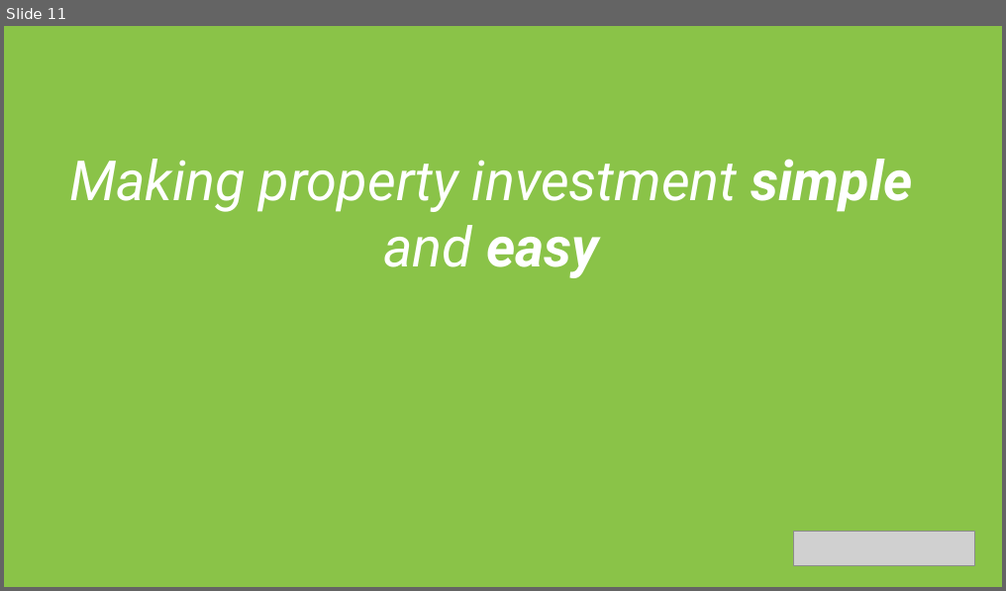
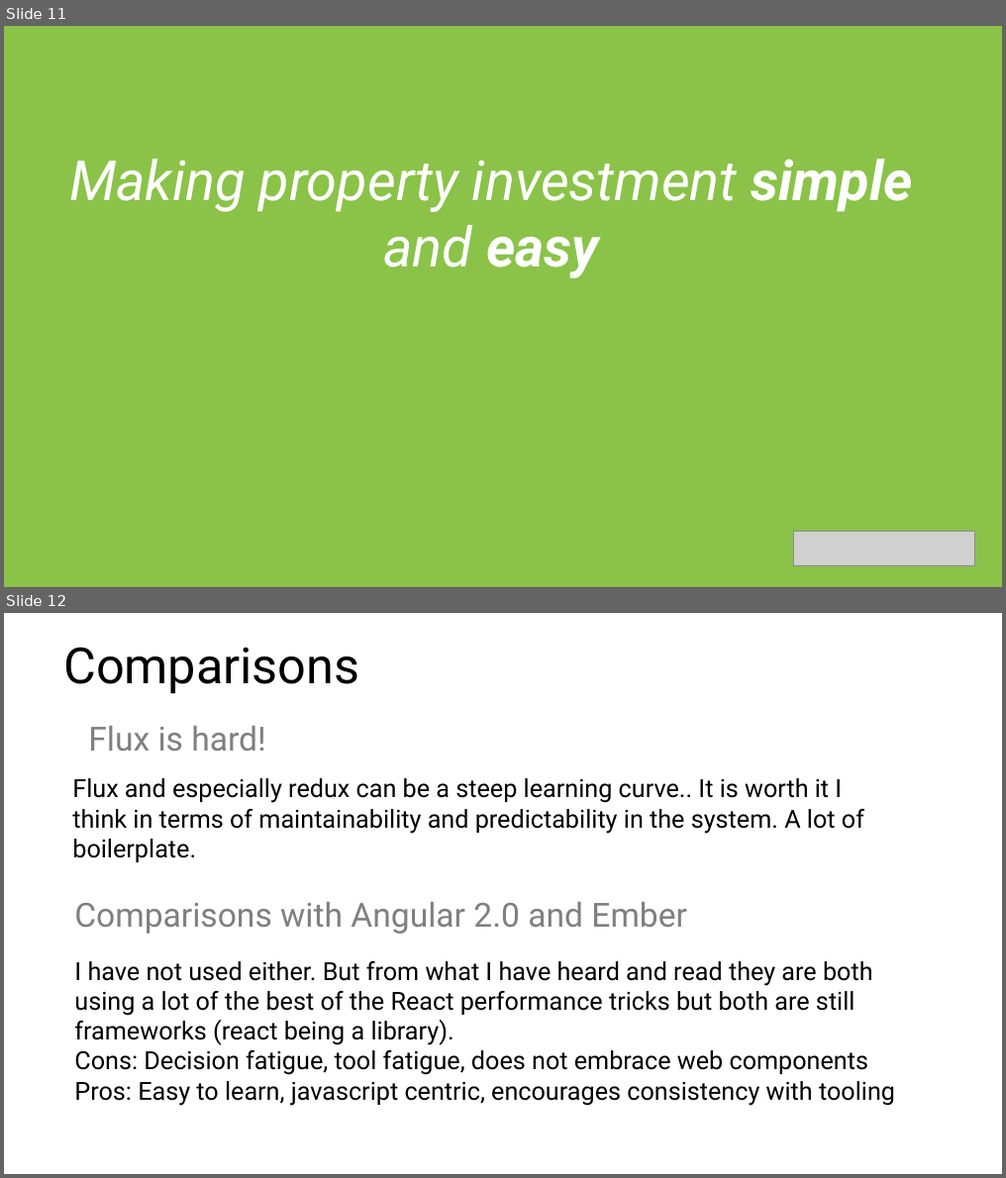
Before and after one commit to justsayno/React-DotNet, a slide deck: ReactDotNet - An Introduction.pptx. Shown one above the other, each under a label of ours: slide 11 before the commit, slides 11 and 12 after it. The pictures are 1006x591 and 1006x1178 pixels, drawn with LibreOffice and Linux fonts; fonts in the diff are those of the drawing; grey boxes stand for pictures; background and template pictures are left out. Boxes give left, top, right and bottom in pixels: in the first picture for what was removed or moved away, otherwise in the second. Text is boxed around its words. In the diff, an @@ line names an element or a change of style, - is before the commit and + after.

```diff
--- a/ReactDotNet - An Introduction.pptx
+++ b/ReactDotNet - An Introduction.pptx
@@ slide 12 added at bbox=[4, 613, 1002, 1174], background #FFFFFF @@
@@ title added at bbox=[63, 647, 359, 694], 36 pt, text #000000 @@
+Comparisons
@@ text added at bbox=[88, 726, 265, 751], 24 pt, text #7F7F7F @@
+Flux is hard!
@@ text added at bbox=[72, 778, 864, 862], 18 pt, text #000000 @@
+Flux and especially redux can be a steep learning curve.. It is worth it I think in terms of maintainability and predictability in the system. A lot of boilerplate.
@@ text added at bbox=[74, 902, 687, 934], 24 pt, text #7F7F7F @@
+Comparisons with Angular 2.0 and Ember
@@ text added at bbox=[74, 961, 895, 1106], 18 pt, text #000000 @@
+I have not used either. But from what I have heard and read they are both using a lot of the best of the React performance tricks but both are still frameworks (react being a library).
+Cons: Decision fatigue, tool fatigue, does not embrace web components
+Pros: Easy to learn, javascript centric, encourages consistency with tooling
```
Also in this commit, not shown: 4 slides changed.
